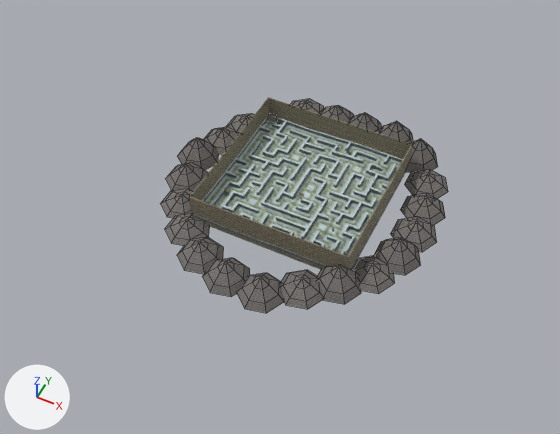
Renders of the FBX model Assets/Resources/Bellwake/Rooms/Cairnwatch.fbx from each side of a commit.
Before and after are seen from a 50 mm camera at (163.0, -367.0, 418.0) aimed at (-6.0, -28.0, -5.0). The lights are fixed; the arrows at lower left show +X, +Y and +Z. The first picture is the older version. Mesh edges are drawn as thin lines on the coarser meshes.

The first picture shows 'C_Solids', 'Horizon', 'Rim', 'Terrain' and 1 more.
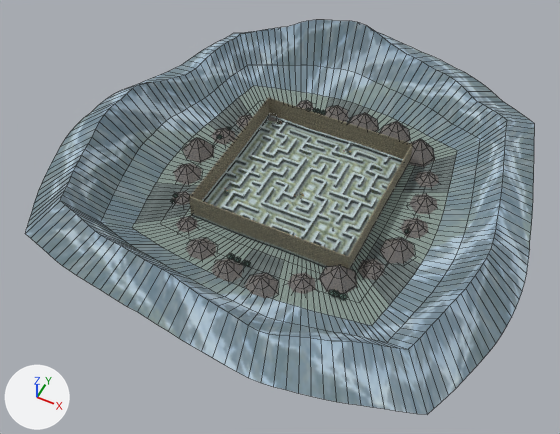
What the commit changed:
Picture 'CountryBeyond.png' (img_countrybeyond_png) is new.
Material 'CountryBeyond' (mat_countrybeyond) is new.
Its texture is img_countrybeyond_png.
Its roughness is 0.95.
Mesh me_valley_floor__shoulders_and_far_crest_002 is new.
It has 1253 vertices, 1150 faces and spans x -176.0..170.0, y -163.0..179.0, z 0.0..51.0.
It uses material mat_countrybeyond (picture img_countrybeyond_png).
Object 'Surroundings' (ob_surroundings) is new; it shows me_valley_floor__shoulders_and_far_crest_002.
Its location is (0.0, 0.0, 0.0).

What differs and where, as boxes (x1, y1, x2, y2) in the pictures (560 x 434 px):
'Surroundings', added
    after: (25, 20, 535, 415)
